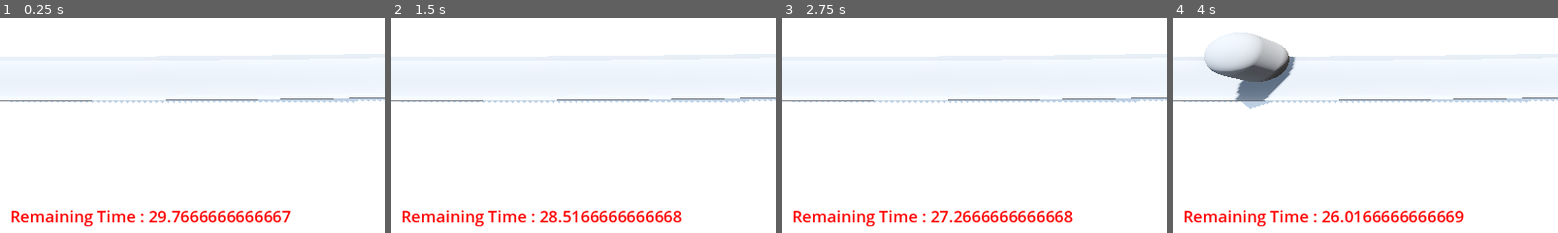
Above: before the commit, frames 1-4 (left to right).
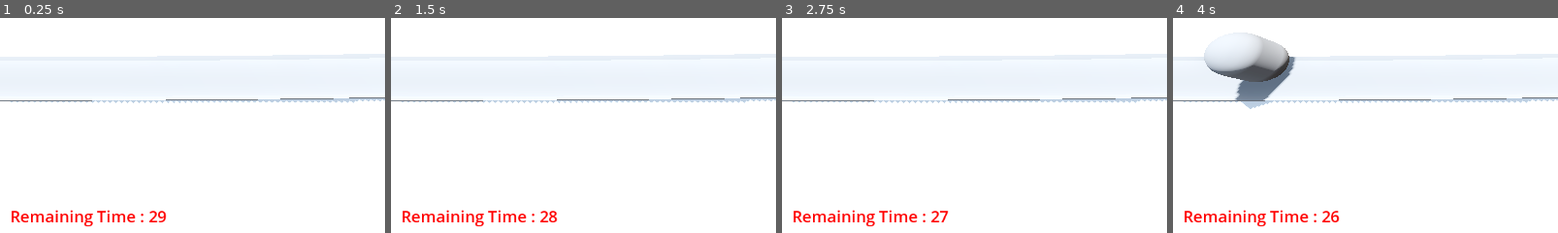
Above: after the commit, the same moments.

Repository: vishal-ahirwar/Barbarian
Game: Godot game, scene res://Level/base_level.tscn
Two runs of this game, one before a commit and one after it. Both use one fixed random seed, a clock stepped at 60 frames per second and the inputs below.
Inputs (mouse positions are % of the whole screen's width and height, from its top left):
- Up to frame 1 (0.25 s): no input
- Up to frame 2 (1.5 s): tap Enter at 0.5 s; move the mouse to (72, 46) at 0.52 s; right-click (72, 46) at 0.6 s; tap Space at 1.25 s; move the mouse to (30, 56) at 1.27 s; right-click (30, 56) at 1.35 s
- Up to frame 3 (2.75 s): tap Enter at 2 s; move the mouse to (60, 28) at 2.02 s; right-click (60, 28) at 2.1 s
- Up to frame 4 (4 s): tap Space at 2.75 s; move the mouse to (45, 71) at 2.77 s; right-click (45, 71) at 2.85 s; move the mouse to (80, 66) at 3.52 s; right-click (80, 66) at 3.6 s
The pictures show only the part of the screen within x 0-50%, y 50-100%; the shares and areas given below are measured in that part.

The runs differ from the first frame. In frame 1, 1.0% of the frame differs, in the area x 43-76%, y 89-96%; in frame 2, 1.1%; in frame 3, 1.1%; in frame 4, 1.1%.

Commit message:
assets added

Diff:
--- a/Level/bank.gd
+++ b/Level/bank.gd
@@ -9,8 +9,8 @@
 		current_balance=max(current_balance_in,0)
 		label.text="Current Balance : "+str(current_balance)
 
-func _process(delta: float) -> void:
-	game_time.text="Remaining Time : "+str(difficulty_manager.getRemaningGameTimeInSeconds())
+func _process(_delta: float) -> void:
+	game_time.text="Remaining Time : "+str(int(difficulty_manager.getRemaningGameTimeInSeconds()))
 # Called when the node enters the scene tree for the first time.
 func _ready() -> void:
 	current_balance=STARTING_BALANCE
--- a/Level/base_level.tscn
+++ b/Level/base_level.tscn
@@ -10,6 +10,8 @@
 [ext_resource type="Script" path="res://Level/bank.gd" id="8_m1svv"]
 [ext_resource type="PackedScene" uid="uid://l8bnwg5ygbco" path="res://DifficultyManager/difficulty_manager.tscn" id="9_bv6pf"]
 [ext_resource type="Script" path="res://DifficultyManager/difficulty_manager.gd" id="10_5ldpd"]
+[ext_resource type="PackedScene" uid="uid://ch0ewy5ohaj5e" path="res://UserInterface/game_over_widget.tscn" id="11_fm2ua"]
+[ext_resource type="Script" path="res://UserInterface/game_over_widget.gd" id="12_fihjy"]
 
 [sub_resource type="ProceduralSkyMaterial" id="ProceduralSkyMaterial_gktjw"]
 sky_horizon_color = Color(0.64625, 0.65575, 0.67075, 1)
@@ -185,4 +187,7 @@
 difficulty_curve = SubResource("Curve_a3bjl")
 enemy_health = SubResource("Curve_ar64i")
 
+[node name="GameOverWidget" parent="." instance=ExtResource("11_fm2ua")]
+script = ExtResource("12_fihjy")
+
 [connection signal="timeout" from="EnemyPath/SpawnTimer" to="EnemyPath" method="onSpawnTimerTimeout"]
--- /dev/null
+++ b/UserInterface/game_over_widget.gd
@@ -0,0 +1,11 @@
+extends CanvasLayer
+
+
+# Called when the node enters the scene tree for the first time.
+func _ready() -> void:
+	pass # Replace with function body.
+
+
+# Called every frame. 'delta' is the elapsed time since the previous frame.
+func _process(delta: float) -> void:
+	pass
--- /dev/null
+++ b/UserInterface/game_over_widget.tscn
@@ -0,0 +1,3 @@
+[gd_scene format=3 uid="uid://ch0ewy5ohaj5e"]
+
+[node name="GameOverWidget" type="CanvasLayer"]
Not shown: 1 places in Level/base_level.tscn that only renumber resources
